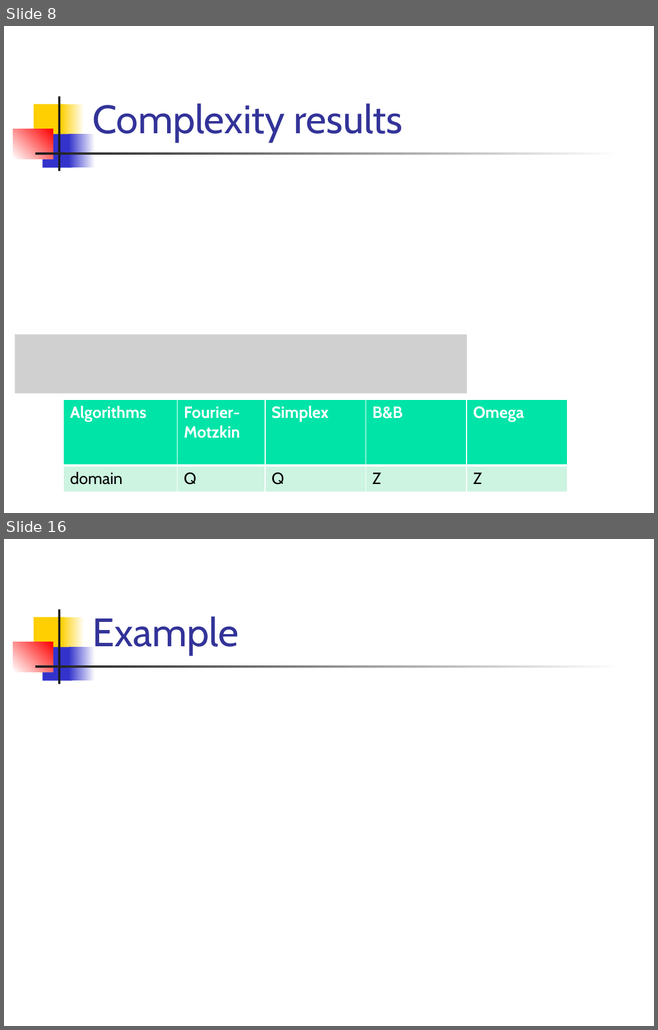
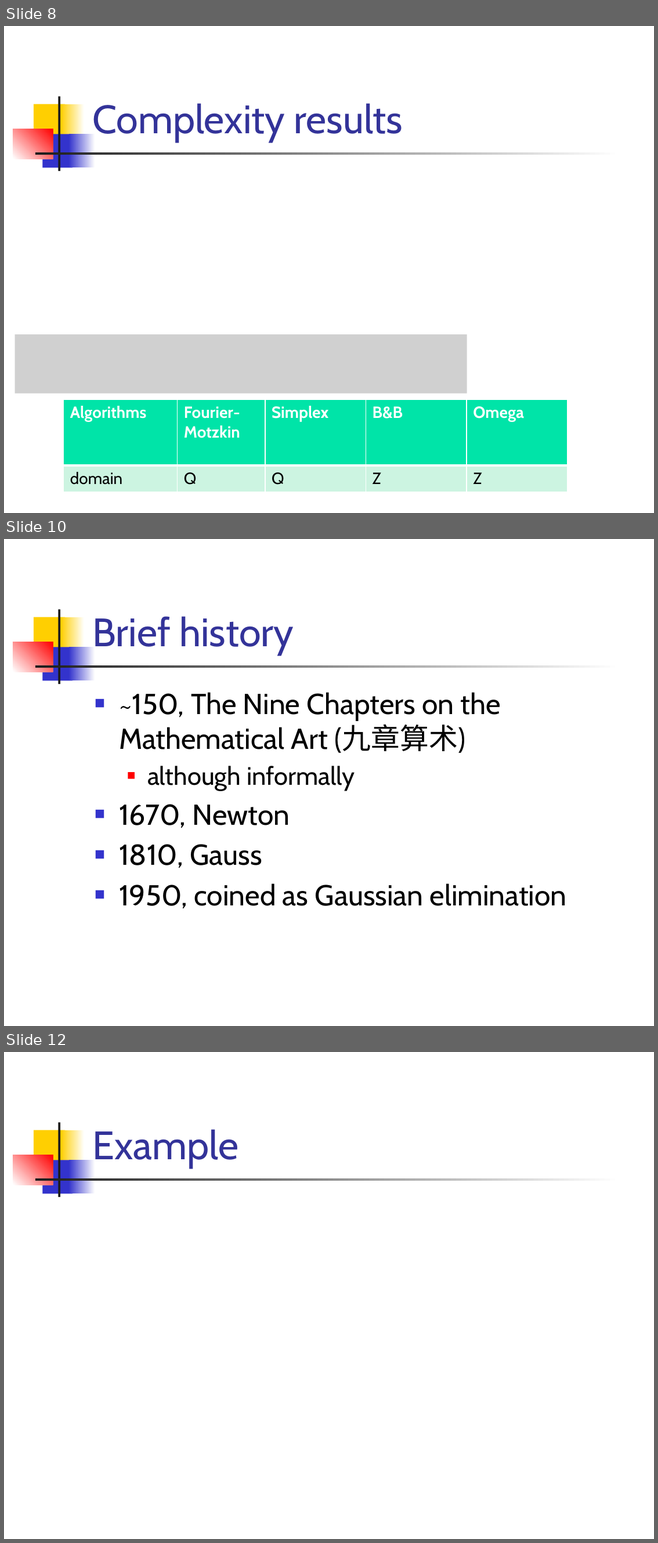
Before and after one commit to csslab-ustc/csslab-ustc.github.io, a slide deck: courses/theory/slides/lec10-arith.pptx. Shown one above the other, each under a label of ours: slides 8 and 16 before the commit, slides 8, 10 and 12 after it; the slides between them are not shown. The pictures are 658x1030 and 658x1543 pixels, drawn with LibreOffice and Linux fonts; fonts in the diff are those of the drawing; grey boxes stand for pictures. Boxes give left, top, right and bottom in pixels: in the first picture for what was removed or moved away, otherwise in the second. Text is boxed around its words. In the diff, an @@ line names an element or a change of style, - is before the commit and + after.

```diff
--- a/courses/theory/slides/lec10-arith.pptx
+++ b/courses/theory/slides/lec10-arith.pptx
@@ slide 10 added at <box>4,539,654,1026</box>, background #FFFFFF; not listed: 7 template elements that a slide beside it also shows @@
@@ title added at <box>92,616,293,656</box>, 44 pt, text #333399 @@
+Brief history
@@ text added at <box>119,692,567,909</box>, 32 pt, text #000000 @@
+■ ~150, The Nine Chapters on the Mathematical Art (九章算术)
+  ■ although informally
+■ 1670, Newton
+■ 1810, Gauss
+■ 1950, coined as Gaussian elimination
@@ what was slide 16 is now slide 12 @@
```
Also in this commit, not shown: 4 slides changed, 5 other slides added, 1 other file.
